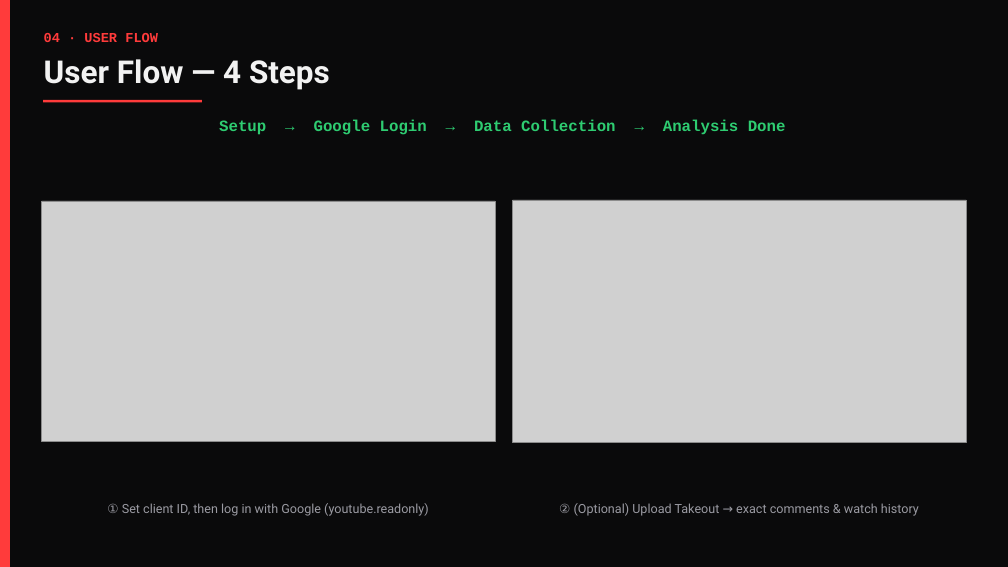
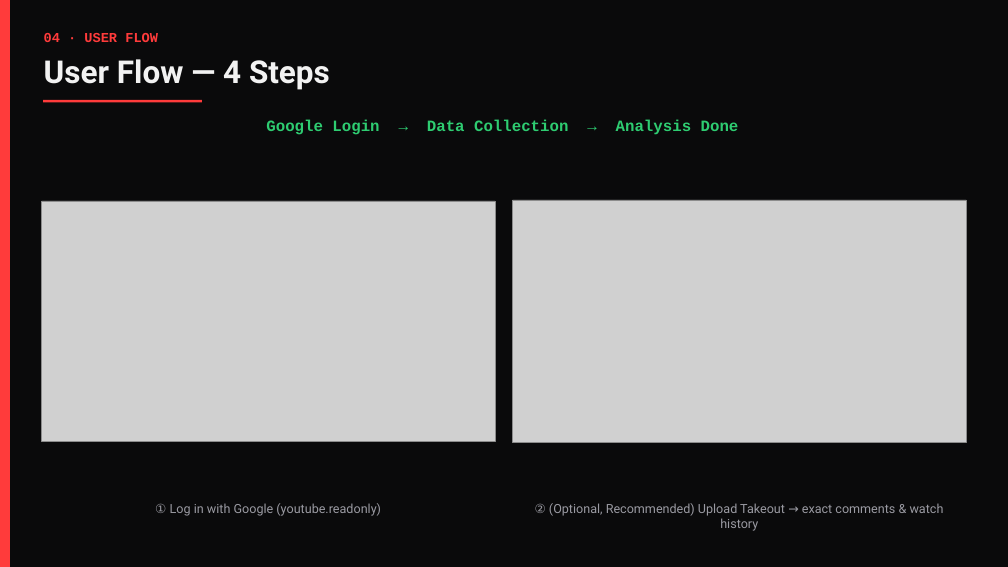
Before and after one commit to HANJUSON/Liberal_algorithm, a slide deck: slide 5 of 구독채널_관심도_분석기_발표.pptx. Drawn at 1008x567 pixels with LibreOffice and Linux fonts; fonts in the diff are those of the drawing; grey boxes stand for pictures. Boxes give left, top, right and bottom in pixels: in the first picture for what was removed or moved away, otherwise in the second. Text is boxed around its words. In the diff, an @@ line names an element or a change of style, - is before the commit and + after.

```diff
--- a/구독채널_관심도_분석기_발표.pptx
+++ b/구독채널_관심도_분석기_발표.pptx
@@ text at bbox=[266, 119, 739, 135]: text changed @@
-Setup → Google Login → Data Collection → Analysis Done
+Google Login → Data Collection → Analysis Done
@@ text at bbox=[155, 503, 381, 516]: text changed @@
-① Set client ID, then log in with Google (youtube.readonly)
+① Log in with Google (youtube.readonly)
@@ text at bbox=[535, 503, 944, 531]: text changed @@
-② (Optional) Upload Takeout → exact comments & watch history
+② (Optional, Recommended) Upload Takeout → exact comments & watch history
```
Also in this commit, not shown: 6 other slides changed, 1 slide added, 2 other files.
